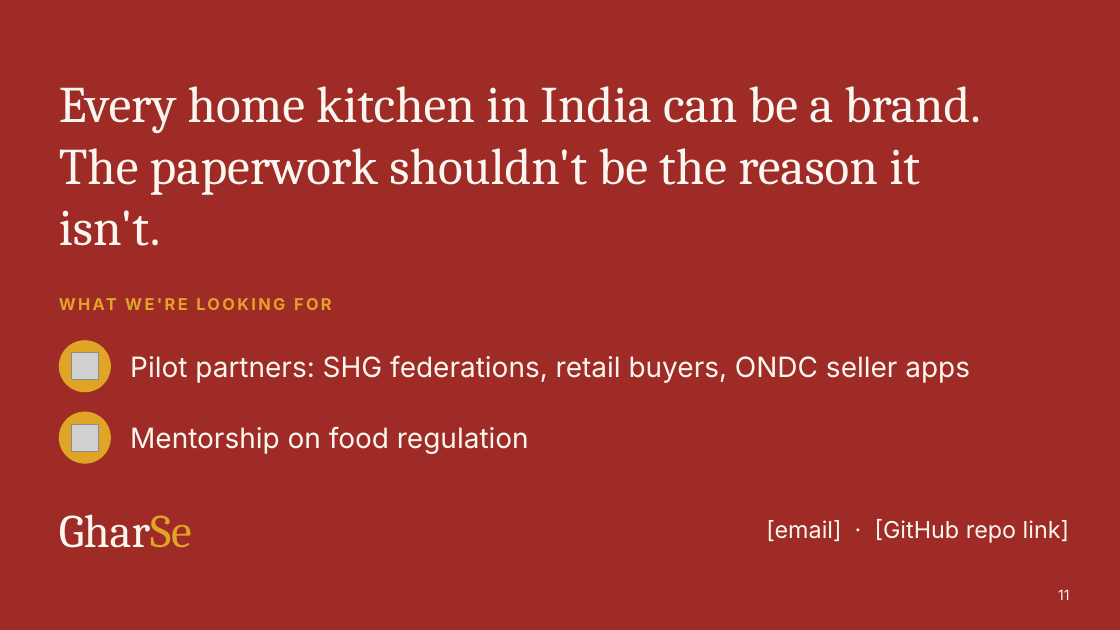
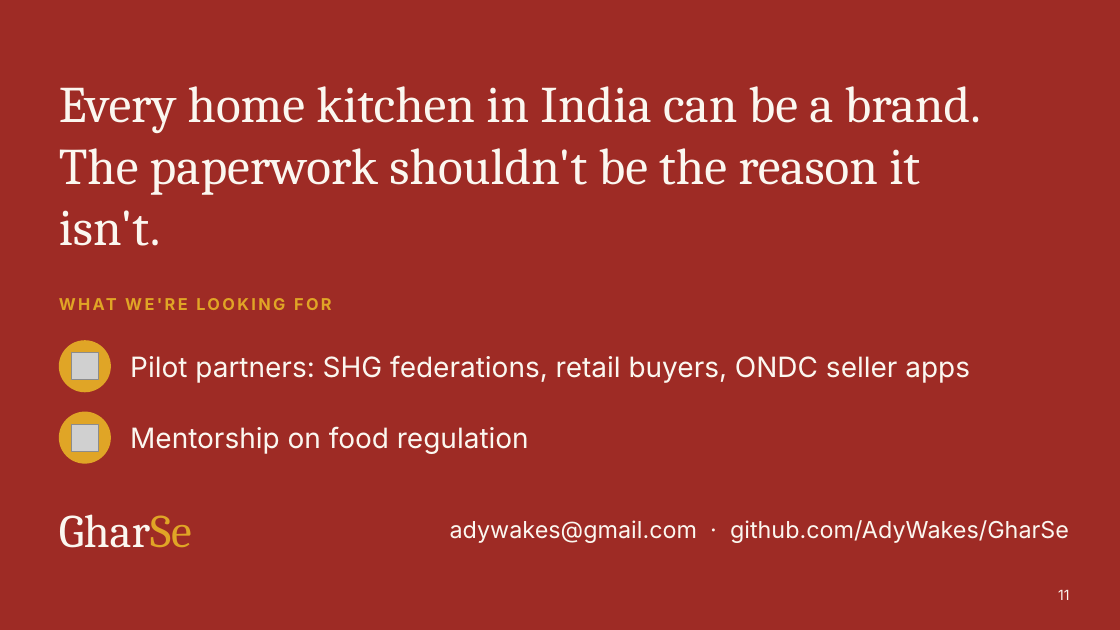
Before and after one commit to AdyWakes/GharSe, a slide deck: slide 11 of deck/GharSe_Pitch.pptx. Drawn at 1120x630 pixels with LibreOffice and Linux fonts; fonts in the diff are those of the drawing; grey boxes stand for pictures. Boxes give left, top, right and bottom in pixels: in the first picture for what was removed or moved away, otherwise in the second. Text is boxed around its words. In the diff, an @@ line names an element or a change of style, - is before the commit and + after.

```diff
--- a/deck/GharSe_Pitch.pptx
+++ b/deck/GharSe_Pitch.pptx
@@ text at (x1=450, y1=520, x2=1069, y2=543): text changed @@
-[email] · [GitHub repo link]
+adywakes@gmail.com · github.com/AdyWakes/GharSe
```
Also in this commit, not shown: 3 other slides changed, 7 other files.
